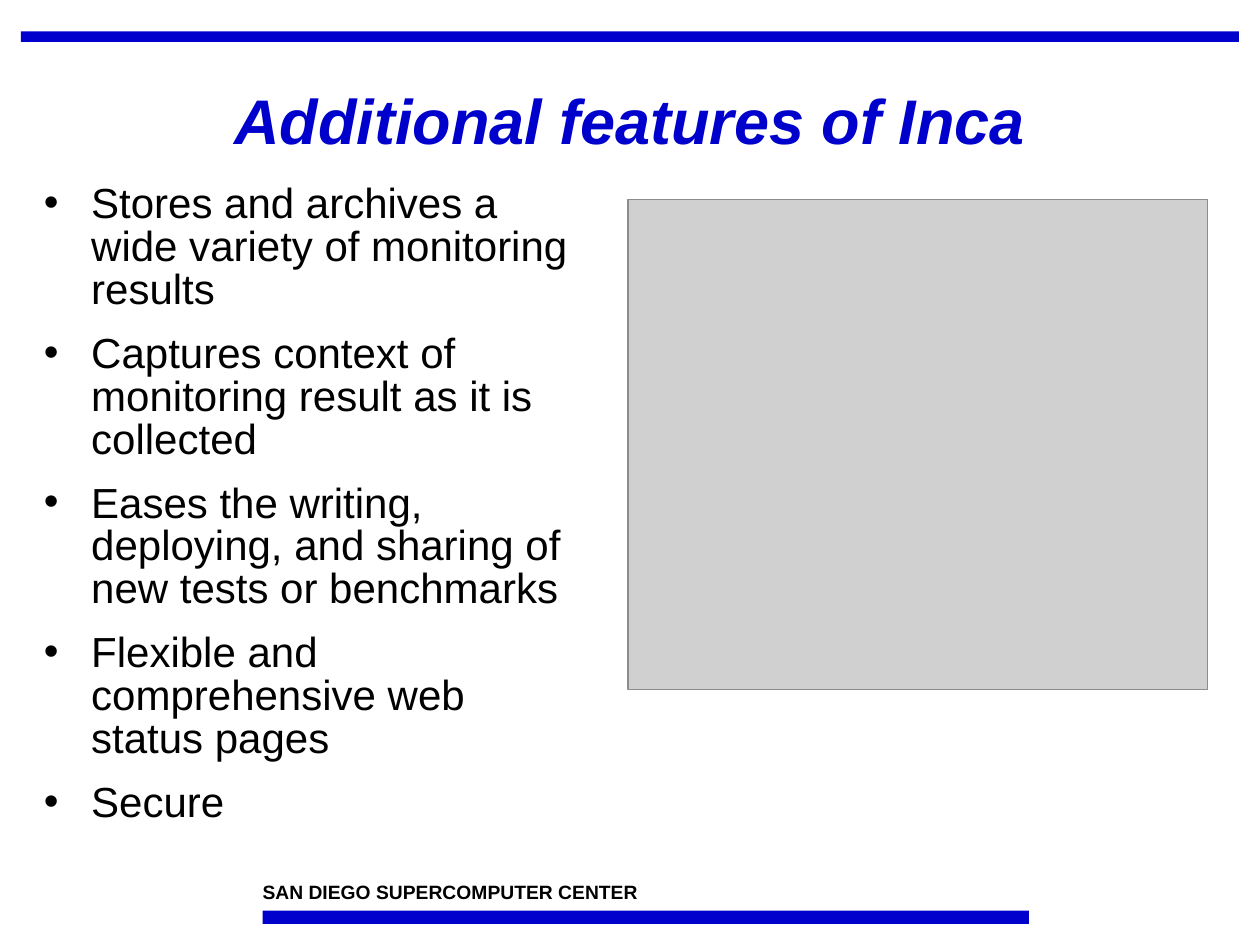
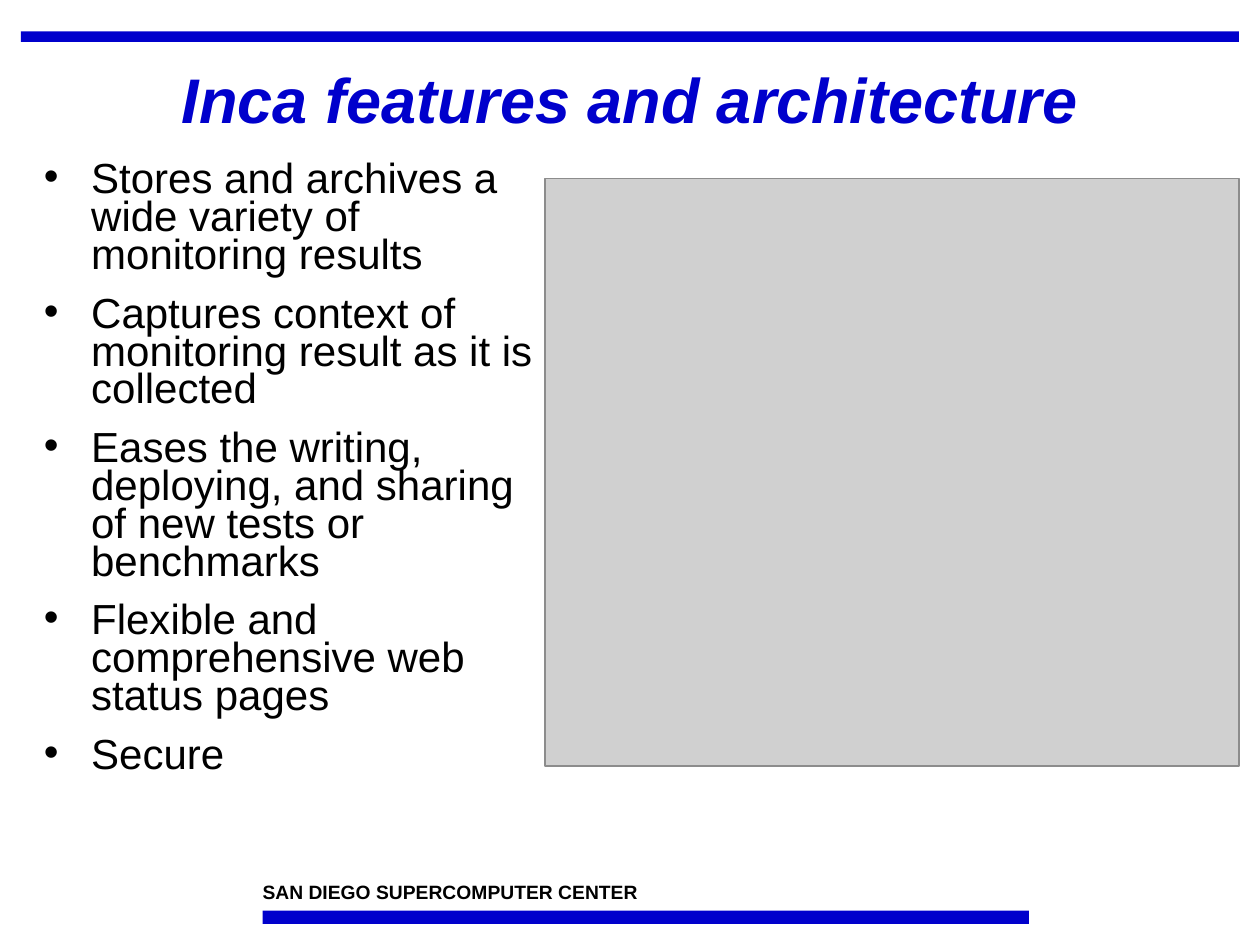
Before and after one commit to IncaProject/inca-xsede, a slide deck: slide 4 of talks/osgc08/inca-osgc08.ppt. Drawn at 1260x945 pixels with LibreOffice and Linux fonts; fonts in the diff are those of the drawing; grey boxes stand for pictures; background and template pictures are left out. Boxes give left, top, right and bottom in pixels: in the first picture for what was removed or moved away, otherwise in the second. Text is boxed around its words. In the diff, an @@ line names an element or a change of style, - is before the commit and + after.

```diff
--- a/talks/osgc08/inca-osgc08.ppt
+++ b/talks/osgc08/inca-osgc08.ppt
@@ title at (182,77,1077,124): text changed @@
-Additional features of Inca
+Inca features and architecture
@@ text "Stores and archives a wide ...": place and size @@
-text "Stores and archives a wide ..." at (91,187,567,818)
+text "Stores and archives a wide ..." at (91,162,532,770)
@@ text "Stores and archives a wide ..." at (91,162,532,770): line spacing 0.85 to 0.75 @@
@@ picture: place and size @@
-picture at (627,199,1207,689)
+picture at (544,179,1239,766)
```
Also in this commit, not shown: 8 other slides changed, 3 slides removed, 1 other file.
